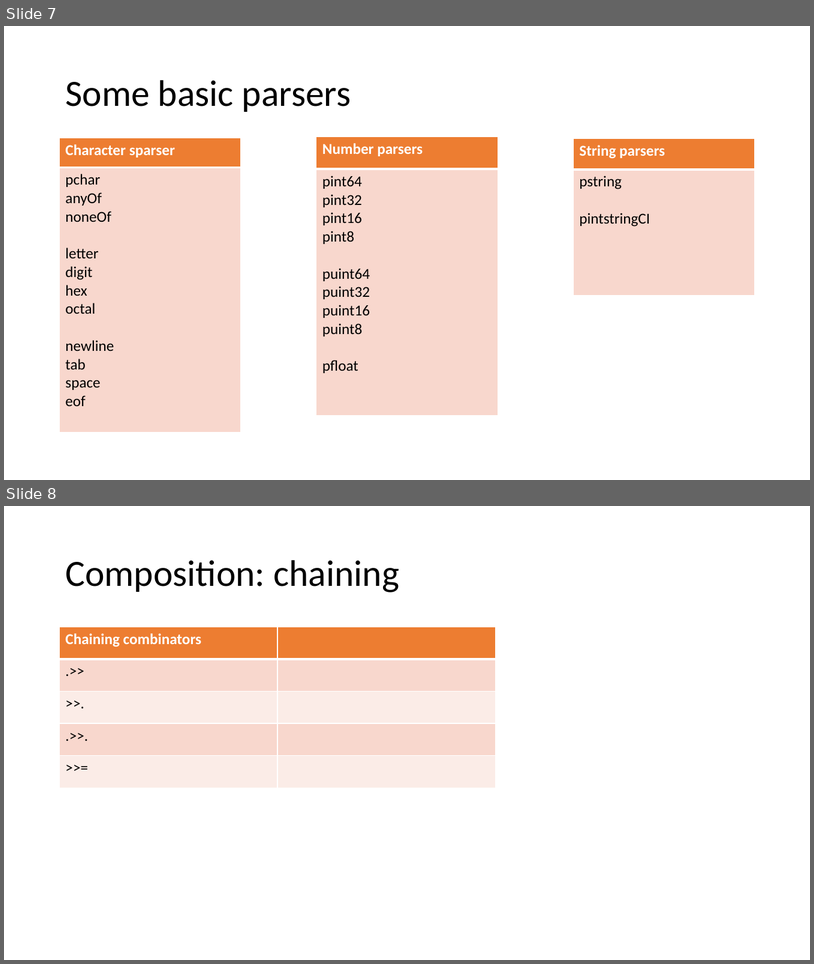
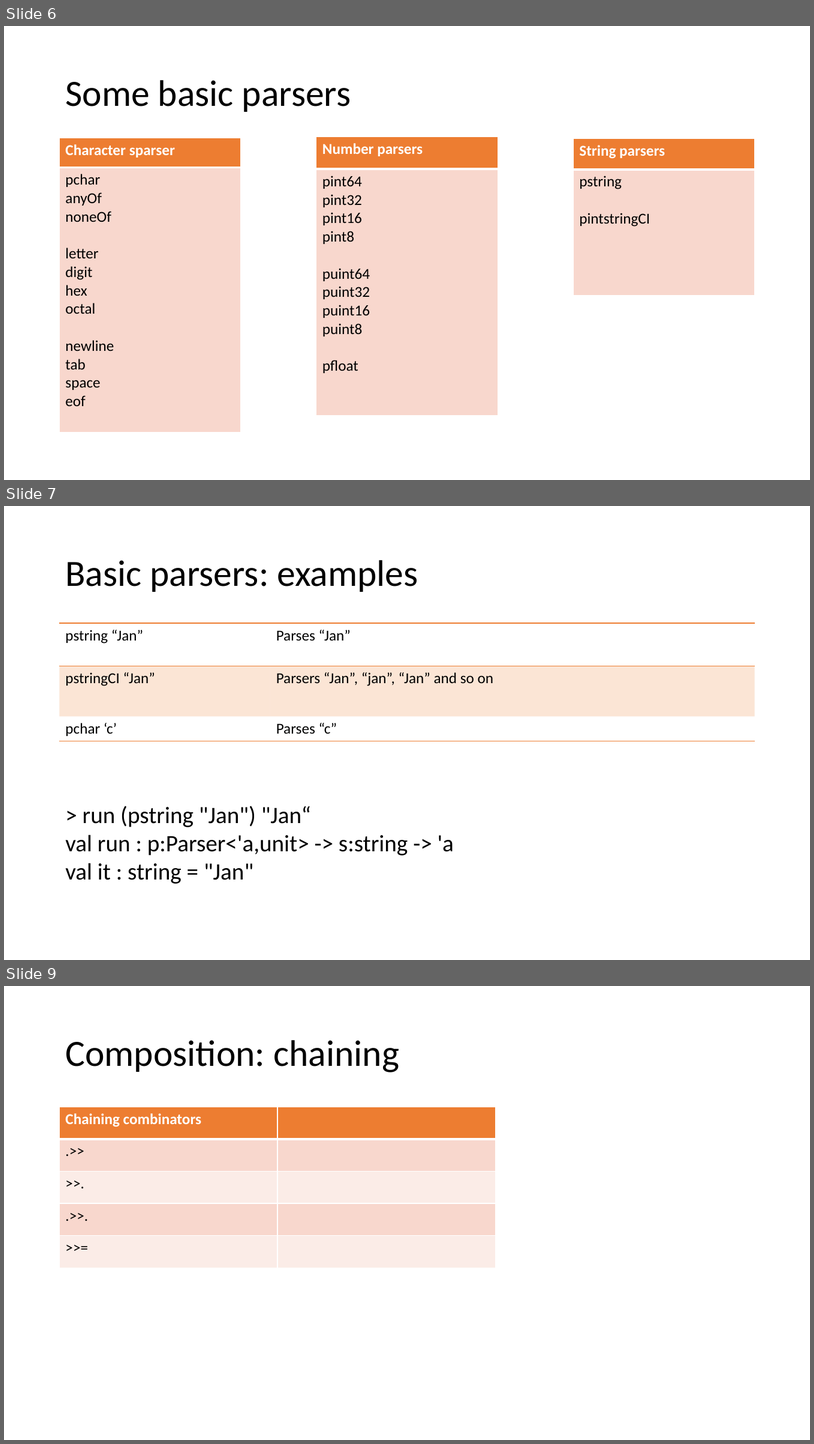
Before and after one commit to atiboros/PracticalFParsec, a slide deck: Slides/Practical FParsec V2.pptx. Shown one above the other, each under a label of ours: slides 7 and 8 before the commit, slides 6, 7 and 9 after it; the slides between them are not shown. The pictures are 814x964 and 814x1444 pixels, drawn with LibreOffice and Linux fonts; fonts in the diff are those of the drawing. Boxes give left, top, right and bottom in pixels: in the first picture for what was removed or moved away, otherwise in the second. Text is boxed around its words. In the diff, an @@ line names an element or a change of style, - is before the commit and + after.

Commit message:
Wrote sample chaining examples

```diff
--- a/Slides/Practical FParsec V2.pptx
+++ b/Slides/Practical FParsec V2.pptx
@@ slide 7 added at (4, 506, 810, 960), background #FFFFFF @@
@@ title added at (65, 560, 418, 592), 44 pt, text #000000 @@
+Basic parsers: examples
@@ table added at (60, 623, 755, 741), 3 rows, 2 columns @@
+pstring “Jan” | Parses “Jan”
+pstringCI “Jan” | Parsers “Jan”, “jan”, “Jan” and so on
+pchar ‘c’ | Parses “c”
@@ text added at (65, 805, 454, 883), 28 pt, text #000000 @@
+> run (pstring "Jan") "Jan“
+val run : p:Parser<'a,unit> -> s:string -> 'a
+val it : string = "Jan"
@@ what was slide 7 is now slide 6 @@
@@ what was slide 8 is now slide 9 @@
```
Also in this commit, not shown: 3 slides changed, 5 slides removed, 3 other files.
